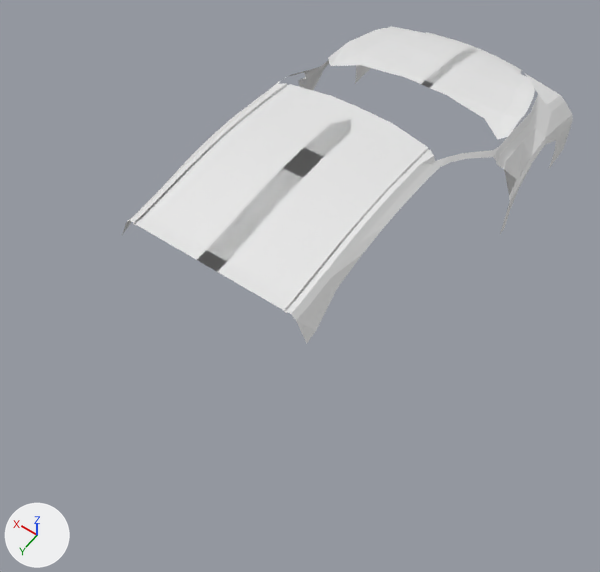
The Blender file Models/Vehicles/Land/Honda_Civic_Type-R_2017/civicTypeR2017.blend as it was, and as the next commit left it.
The view is the same before and after, from a camera (50 mm lens) standing at (-4.39, 7.24, 9.27) and looking at (-0.17, 1.32, -0.03). The axes (+X, +Y, +Z) are drawn at lower left. The lights are the same throughout.

In view in the first picture: 'body', 'hood'.
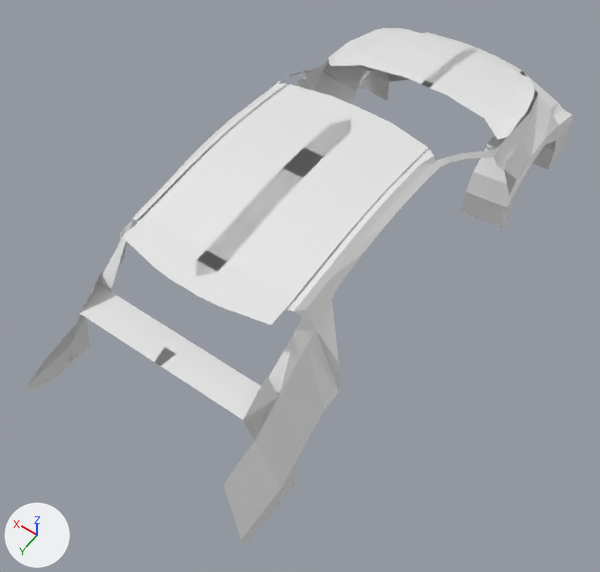
What changed in the scene script:
```text
Change me_plane_001:
    used by ob_body; parent = ob_civictyoer17; location = (-0.00475, 2.839, 1.904); scale = (0.152, 0.0906, 1.0)
    remove me_plane_001.from_pydata(...)  # 174 vertices, 121 faces, 3 loose edges; spans x -1.0..12.7, y -74.2..1.0, z -2.4..0.2
    add me_plane_001.from_pydata(...)  # 242 vertices, 171 faces, 1 loose edge; spans x -1.0..12.7, y -80.2..20.7, z -2.4..0.2
    me_plane_001 part 1
    1 vertex is removed from x 12.4, y -67.9, z -2.3
    5 faces are deleted
    2 loose edges are deleted
    4 vertices in x 7.2..7.8, y 1.0, z 0.0 move by (0.0, -0.4, 0.0)
    4 vertices move from x 8.2..11.1, y -74.2..1.0, z -1.4..-0.1 to x 8.2..11.1, y -69.5..1.0, z -1.4..-0.1
    62 vertices are added at x -1.0..12.3, y -80.2..20.7, z -2.3..0.1
    7 new vertices lie (-4.8, 0.8, 0.0) away from vertices in x 12.5, y -67.9..-50.7, z -2.4..-1.3
    55 new faces join them
```

What differs and where, as boxes (x1, y1, x2, y2) in the pictures (600 x 572 px):
'body', reshaped (21% wider, 52% taller): before (122, 26, 573, 344); after (27, 60, 573, 545)
part 1 of me_plane_001, built on: before (122, 26, 572, 344); after (27, 63, 572, 545)
